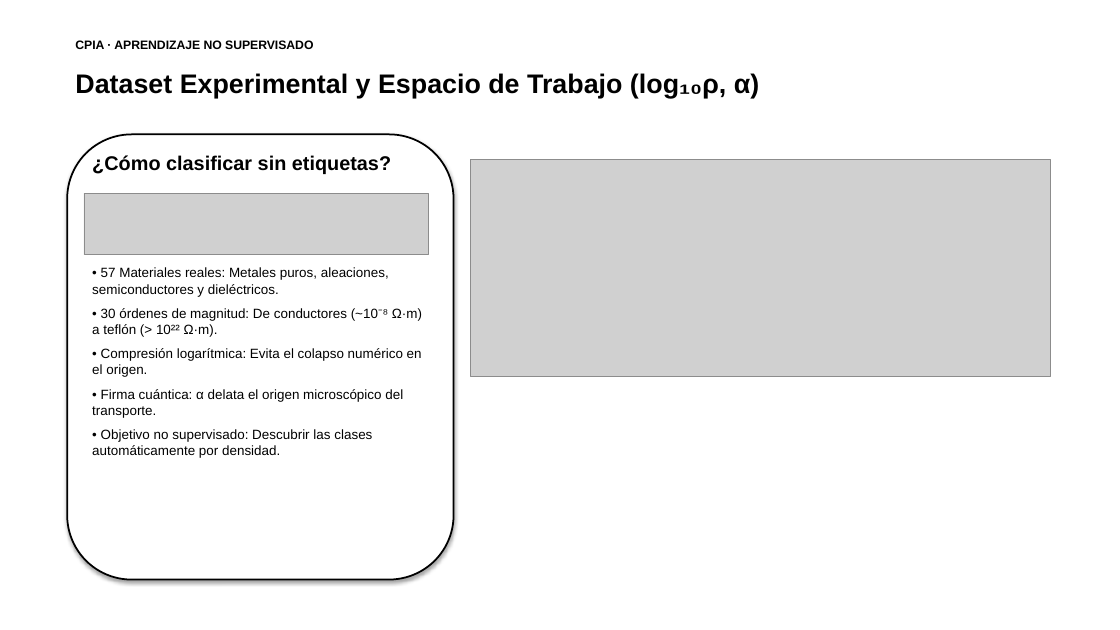
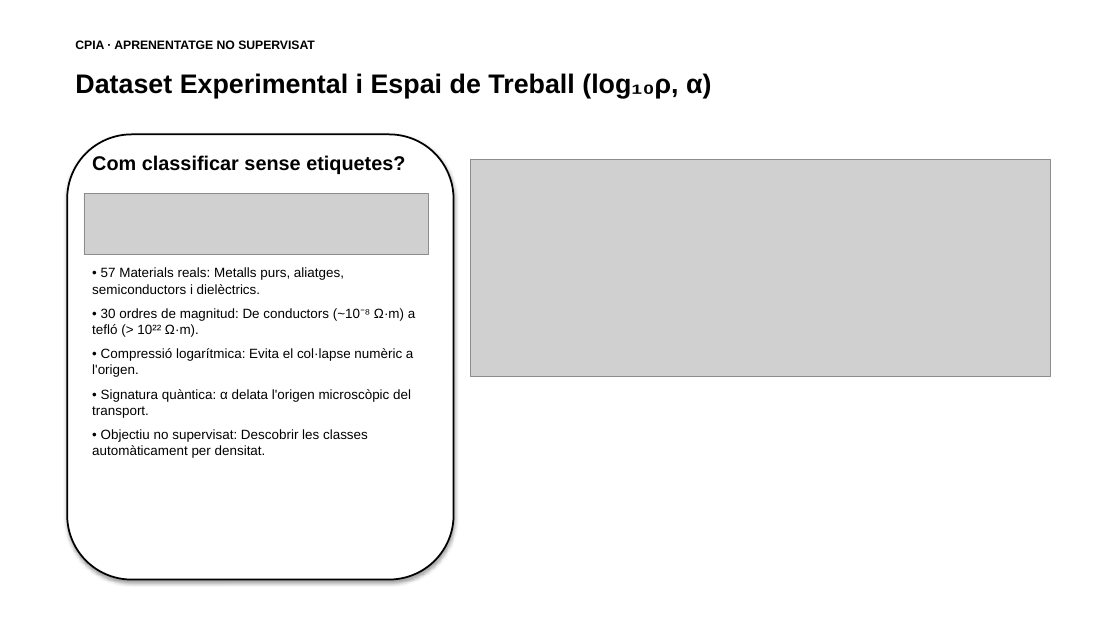
Before and after one commit to ArnauMontull/CPIA-Expo, a slide deck: slide 3 of presentacion/presentacion_materiales_uriel.pptx. Drawn at 1120x630 pixels with LibreOffice and Linux fonts; fonts in the diff are those of the drawing; grey boxes stand for pictures. Boxes give left, top, right and bottom in pixels: in the first picture for what was removed or moved away, otherwise in the second. Text is boxed around its words. In the diff, an @@ line names an element or a change of style, - is before the commit and + after.

```diff
--- a/presentacion/presentacion_materiales_uriel.pptx
+++ b/presentacion/presentacion_materiales_uriel.pptx
@@ text at [75, 40, 315, 49]: text changed @@
-CPIA · APRENDIZAJE NO SUPERVISADO
+CPIA · APRENENTATGE NO SUPERVISAT
@@ text at [75, 73, 711, 99]: text changed @@
-Dataset Experimental y Espacio de Trabajo (log₁₀ρ, α)
+Dataset Experimental i Espai de Treball (log₁₀ρ, α)
@@ text at [92, 155, 405, 174]: text changed @@
-¿Cómo clasificar sin etiquetas?
+Com classificar sense etiquetes?
@@ text at [92, 267, 415, 458]: text changed @@
-• 57 Materiales reales: Metales puros, aleaciones, semiconductores y dieléctricos.
-• 30 órdenes de magnitud: De conductores (~10⁻⁸ Ω·m) a teflón (> 10²² Ω·m).
-• Compresión logarítmica: Evita el colapso numérico en el origen.
-• Firma cuántica: α delata el origen microscópico del transporte.
-• Objetivo no supervisado: Descubrir las clases automáticamente por densidad.
+• 57 Materials reals: Metalls purs, aliatges, semiconductors i dielèctrics.
+• 30 ordres de magnitud: De conductors (~10⁻⁸ Ω·m) a tefló (> 10²² Ω·m).
+• Compressió logarítmica: Evita el col·lapse numèric a l'origen.
+• Signatura quàntica: α delata l'origen microscòpic del transport.
+• Objectiu no supervisat: Descobrir les classes automàticament per densitat.
```
Also in this commit, not shown: 6 other slides changed, 1 slide added, 1 slide removed, 13 other files.
